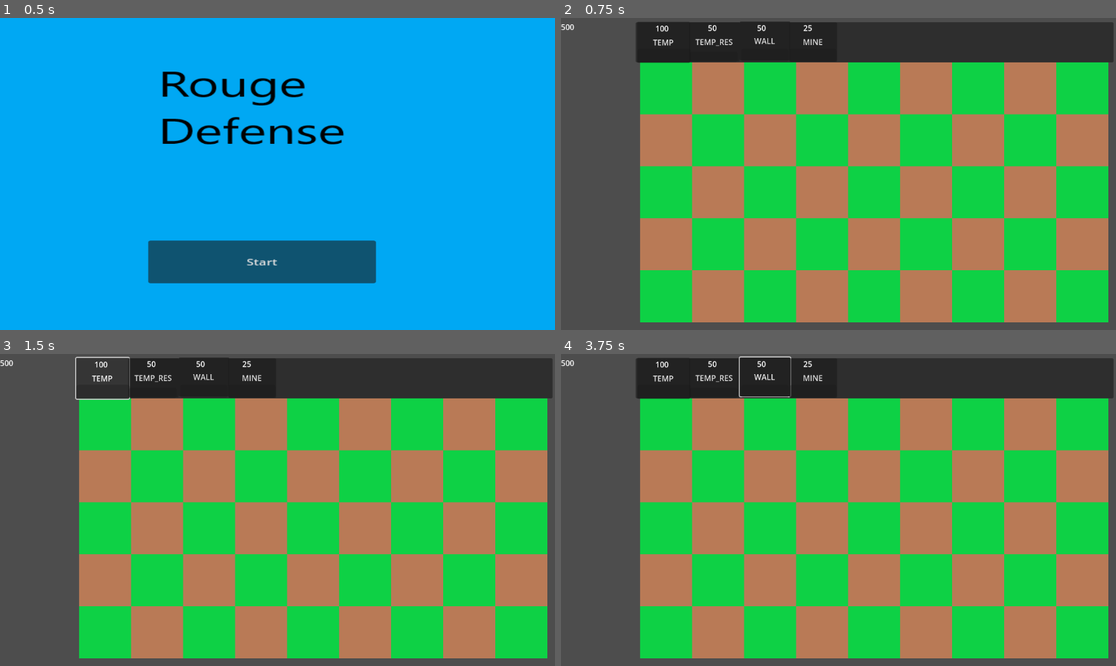
Above: before the commit, frames 1-4 (two rows, left to right).
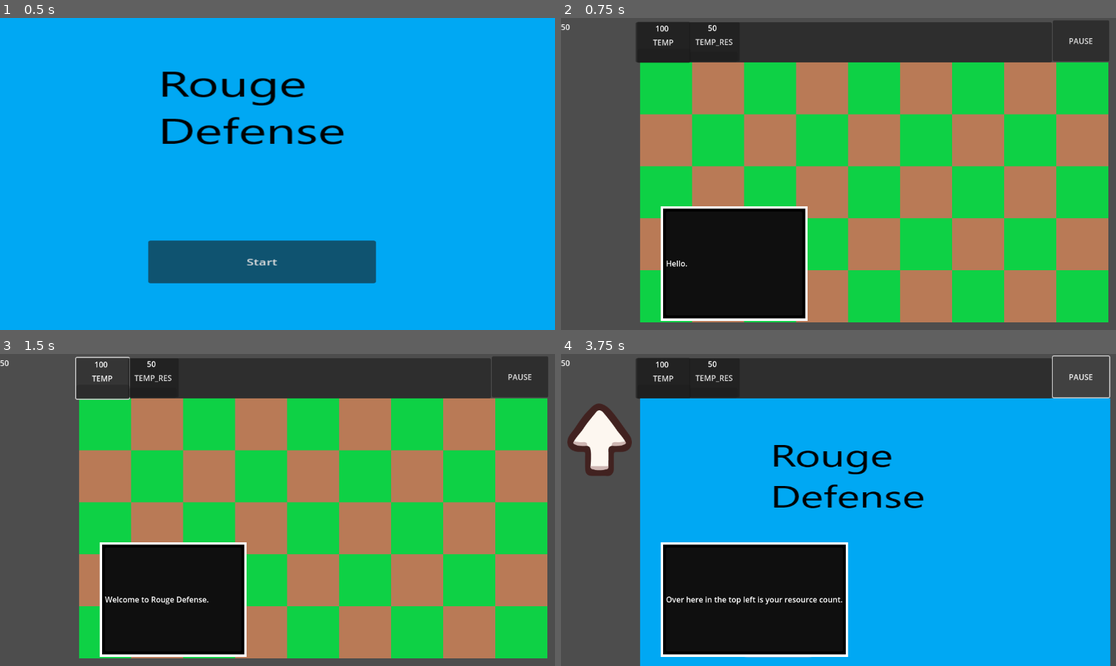
Above: after the commit, the same moments.

Repository: irule4567/RogueDefense
Game: Godot game, scene res://Gameplay Scenes/main_menu.tscn
The game is run twice, just before and just after one commit, with the same random seed, the same clock (stepped at 60 frames per second) and the same inputs.
Inputs (mouse positions are in pixels of both pictures, inside the frame that each line leads up to):
- Up to frame 1 (0.5 s): no input
- Up to frame 2 (0.75 s): click "Start" at 0.5 s
- Up to frame 3 (1.5 s): click "TEMP" at 1.25 s
- Up to frame 4 (3.75 s): click "TEMP_RES" at 2 s; click (766, 375) at 2.75 s, where only the run before the commit has a clickable "WALL"; click (1082, 375) at 3.5 s, where only the run after the commit has a clickable "PAUSE"

Frame 1 is identical in both runs. In frame 2, 10% of the frame differs, in the area x 1-100%, y 0-98%; in frame 3, 10%; in frame 4, 75%, in the area x 1-100%, y 0-100%.

Commit message:
Added Pause menu and started tutorial
Added basic pause menu.
Added basic tutorial. Still a work in progress, need to eat lunch now.
Imported more assets for UI from Itch.IO and added links to them in my assets document.

Diff:
--- /dev/null
+++ b/Rouge Defense/Gameplay Scenes/PauseMenu.gd
@@ -0,0 +1,19 @@
+extends Node2D
+
+
+# Called when the node enters the scene tree for the first time.
+func _ready():
+	pass # Replace with function body.
+
+
+# Called every frame. 'delta' is the elapsed time since the previous frame.
+func _process(delta):
+	pass
+
+
+func _on_pause_button_pressed():
+	show()
+
+
+func _on_resume_pressed():
+	hide()
--- a/Rouge Defense/Gameplay Scenes/StartButton.gd
+++ b/Rouge Defense/Gameplay Scenes/StartButton.gd
@@ -1,5 +1,5 @@
 extends Button
-@onready var main_game = preload("res://Gameplay Scenes/testing.tscn").instantiate()
+@onready var main_game = preload("res://Gameplay Scenes/Tutorial.tscn").instantiate()
 
 # Called when the node enters the scene tree for the first time.
 func _ready():
@@ -12,4 +12,4 @@
 
 
 func _on_pressed():
-	get_tree().change_scene_to_file("res://Gameplay Scenes/testing.tscn")
+	get_tree().change_scene_to_file("res://Gameplay Scenes/Tutorial.tscn")
--- /dev/null
+++ b/Rouge Defense/Gameplay Scenes/Tutorial.gd
@@ -0,0 +1,21 @@
+extends Node2D
+
+@onready var shooter_button = $PanelContainer/Towers/Basic_Shooter_button
+@onready var producer_button = $PanelContainer/Towers/Resource_Generator_button
+@onready var wall_button = $PanelContainer/Towers/Wall_button
+@onready var mine_button = $PanelContainer/Towers/Mine_button
+
+#@onready var tutorialText = $/root/Tutorial/TutorialText
+
+# Called when the node enters the scene tree for the first time.
+func _ready():
+	wall_button.hide()
+	mine_button.hide()
+	#get_tree().paused = true
+	#await get_tree().create_timer(1).timeout
+	#tutorialText.show()
+
+
+# Called every frame. 'delta' is the elapsed time since the previous frame.
+func _process(delta):
+	pass
--- /dev/null
+++ b/Rouge Defense/Gameplay Scenes/Tutorial.tscn
@@ -0,0 +1,90 @@
+[gd_scene load_steps=8 format=3 uid="uid://1rjd0fftp1fs"]
+
+[ext_resource type="PackedScene" uid="uid://h1jrfc40y2b8" path="res://Gameplay Scenes/testing.tscn" id="1_qeicg"]
+[ext_resource type="Script" path="res://Gameplay Scenes/Tutorial.gd" id="2_8ywqb"]
+[ext_resource type="Script" path="res://Gameplay Scenes/TutorialMainGrid.gd" id="2_hag14"]
+[ext_resource type="Script" path="res://Gameplay Scenes/TutorialSpawingAlgorithm.gd" id="2_qp8xn"]
+[ext_resource type="Script" path="res://Gameplay Scenes/TutorialText.gd" id="5_4g20u"]
+[ext_resource type="Texture2D" uid="uid://dy6lqr2se6l27" path="res://Assets/ExportedIcons/Icon_ArrowUp.png" id="6_rb6ko"]
+
+[sub_resource type="StyleBoxFlat" id="StyleBoxFlat_kk0u1"]
+bg_color = Color(0, 0, 0, 1)
+border_width_left = 5
+border_width_top = 5
+border_width_right = 5
+border_width_bottom = 5
+border_color = Color(1, 1, 1, 1)
+
+[node name="Tutorial" instance=ExtResource("1_qeicg")]
+script = ExtResource("2_8ywqb")
+
+[node name="MainGrid" parent="." index="0"]
+script = ExtResource("2_hag14")
+
+[node name="PassiveIncomeTimer" parent="MainGrid" index="2"]
+autostart = false
+
+[node name="SpawingAlgorithm" parent="." index="8"]
+script = ExtResource("2_qp8xn")
+
+[node name="TutorialText" type="CanvasLayer" parent="." index="11"]
+follow_viewport_enabled = true
+script = ExtResource("5_4g20u")
+
+[node name="ResourceArrow" type="TextureRect" parent="TutorialText" index="0"]
+visible = false
+offset_left = -151.0
+offset_top = 11.0
+offset_right = -17.0
+offset_bottom = 162.0
+texture = ExtResource("6_rb6ko")
+expand_mode = 1
+
+[node name="TowerArrow" type="TextureRect" parent="TutorialText" index="1"]
+visible = false
+offset_left = 100.0
+offset_top = 13.0
+offset_right = 278.0
+offset_bottom = 189.0
+texture = ExtResource("6_rb6ko")
+expand_mode = 1
+
+[node name="GeneratorArrow" type="TextureRect" parent="TutorialText" index="2"]
+visible = false
+offset_left = 112.0
+offset_top = 2.0
+offset_right = 210.0
+offset_bottom = 124.0
+texture = ExtResource("6_rb6ko")
+expand_mode = 1
+
+[node name="TextboxContainer" type="MarginContainer" parent="TutorialText" index="3"]
+offset_left = 27.0
+offset_top = 366.0
+offset_right = 332.0
+offset_bottom = 521.0
+theme_override_constants/margin_left = 16
+theme_override_constants/margin_top = -67
+theme_override_constants/margin_right = -16
+theme_override_constants/margin_bottom = -16
+
+[node name="Panel" type="Panel" parent="TutorialText/TextboxContainer" index="0"]
+layout_mode = 2
+theme_override_styles/panel = SubResource("StyleBoxFlat_kk0u1")
+
+[node name="MarginContainer" type="MarginContainer" parent="TutorialText/TextboxContainer" index="1"]
+layout_mode = 2
+theme_override_constants/margin_left = 11
+theme_override_constants/margin_top = 11
+theme_override_constants/margin_right = 11
+theme_override_constants/margin_bottom = 11
+
+[node name="Panel" type="Panel" parent="TutorialText/TextboxContainer/MarginContainer" index="0"]
+layout_mode = 2
+
+[node name="HBoxContainer" type="HBoxContainer" parent="TutorialText/TextboxContainer/MarginContainer" index="1"]
+layout_mode = 2
+
+[node name="Dialogue" type="Label" parent="TutorialText/TextboxContainer/MarginContainer/HBoxContainer" index="0"]
+layout_mode = 2
+text = "Test"
--- /dev/null
+++ b/Rouge Defense/Gameplay Scenes/TutorialMainGrid.gd
@@ -0,0 +1,102 @@
+extends TileMap
+
+
+var GridWidth = 9
+var GridHeight = 5
+#var GridScaleFactor = 7 # How much to scale tiles by based on how much MainGrid was scaled
+var Dic = {}
+var Selected_tower
+var building
+var resource_count
+var deck = [] # Array of tower names for towers available in the level
+var recharges = [] # Array of current recharge times for each tower. Currently just has whether the tower is recharged or not
+@onready var resource_label = $/root/Tutorial/ResourceCount
+
+
+
+func _ready():
+	resource_count = 50
+	for i in TowerProperties.tower_data.keys():
+		#print(TowerProperties.tower_data.get(i))
+		deck.append(TowerProperties.tower_data.get(i))
+		var recharge_timer = get_tree().create_timer(0.0)
+		recharges.append(recharge_timer)
+	for x in GridWidth:
+		for y in GridHeight:
+			Dic[str(Vector2(x,y))] = {
+				"Position": str(Vector2(x,y)),
+				"Taken": false
+			}
+			#set_cell(0, Vector2(x,y), 0, Vector2i(0,0), 0)
+
+func _process(delta):
+	#print(recharges)
+	resource_label.set_text(str(resource_count))
+	var tile = local_to_map(get_global_mouse_position())
+	for tower in deck:
+		var recharge_bar_name = TowerProperties.tower_data[tower.name].name + "_Recharge"
+		#print(recharge_bar_name)
+		var recharge_bar = get_node("../PanelContainer/Towers/" + TowerProperties.tower_data[tower.name].name + "_button/" + recharge_bar_name)
+		#print("../PanelContainer/Towers/" + TowerProperties.tower_data[tower.name].name + "_button/" + recharge_bar_name)
+		recharge_bar.set_as_ratio(recharges[deck.find(TowerProperties.tower_data[tower.name])].time_left / TowerProperties.tower_data[tower.name].recharge)
+
+	#if Dic.has(str(tile)):
+		##set_cell(1, tile, 1, Vector2i(0,0), 0)
+		#print(Dic[str(tile)])
+	# Check for click, selected tower, resources, tile exists, and recharge
+	if Input.is_action_pressed("Click") && building == true && TowerProperties.tower_data[Selected_tower].cost <= resource_count && Dic.has(str(tile)) && recharges[deck.find(TowerProperties.tower_data[Selected_tower])].time_left == 0:
+		#print("Place tower ", Selected_tower, " at position", Dic[str(tile)])
+		if Dic[str(tile)]["Taken"] == false:
+			Dic[str(tile)]["Taken"] = true
+			var new_tower = load("res://Towers/" + Selected_tower + ".tscn").instantiate()
+			get_node("Towers").add_child(new_tower, true)
+			new_tower.position = tile*Vector2i(108,108)+Vector2i(54,54)
+			building = false
+			resource_count = resource_count - TowerProperties.tower_data[Selected_tower].cost
+			_set_tower_timer(Selected_tower)
+
+			#var tower_timer = Timer.new()
+			#add_child(tower_timer)
+			#tower_timer.wait_time = TowerProperties.tower_data[Selected_tower].recharge
+			#tower_timer.one_shot = true
+			#tower_timer.start()
+			#tower_timer.connect("timeout", self, "_on_timer_timeout")
+			#recharges[deck.find(TowerProperties.tower_data[Selected_tower])] = tower_timer
+
+
+
+func _on_tower_button_pressed():
+	Selected_tower = "Basic_Shooter"
+	building = true
+
+
+func _on_passive_income_timer_timeout():
+	resource_count = resource_count + 25
+
+
+func _on_resource_producer_button_pressed():
+	Selected_tower = "Resource_Generator"
+	building = true
+
+
+func _on_towers_child_exiting_tree(node):
+	var tile = local_to_map(node.position)
+	Dic[str(tile)]["Taken"] = false
+
+
+func _on_wall_button_pressed():
+	Selected_tower = "Wall"
+	building = true
+
+
+func _set_tower_timer(tower):
+	#recharges[deck.find(TowerProperties.tower_data[tower])] = true
+	#print("before timer")
+	recharges[deck.find(TowerProperties.tower_data[tower])] = get_tree().create_timer(TowerProperties.tower_data[tower].recharge)
+	#print("after timer")
+	#recharges[deck.find(TowerProperties.tower_data[tower])] = false
+
+
+func _on_mine_button_pressed():
+	Selected_tower = "Mine"
+	building = true
--- /dev/null
+++ b/Rouge Defense/Gameplay Scenes/TutorialSpawingAlgorithm.gd
@@ -0,0 +1,11 @@
+extends Node
+
+
+# Called when the node enters the scene tree for the first time.
+func _ready():
+	pass # Replace with function body.
+
+
+# Called every frame. 'delta' is the elapsed time since the previous frame.
+func _process(delta):
+	pass
--- /dev/null
+++ b/Rouge Defense/Gameplay Scenes/TutorialText.gd
@@ -0,0 +1,45 @@
+extends CanvasLayer
+
+@onready var text = $TextboxContainer/MarginContainer/HBoxContainer/Dialogue
+@onready var resource_arrow = $ResourceArrow
+@onready var tower_arrow = $TowerArrow
+@onready var generator_arrow = $GeneratorArrow
+@onready var text_box = $TextboxContainer
+@onready var dialogue = ["Hello.", "Welcome to Rouge Defense.", "Here I will teach you the basics of defending yourself.",
+"First, you’ll need to understand the basic mechanics of the game.", "Over here in the top left is your resource count.",
+"You need these resources to place your towers from the icons on the top." ,"You generate resources over time, \nbut you’ll want to also place some resource producers to speed up your resource generation.",
+"Here, place a resource generator now."]
+var dialogue_num
+#var dialogue_active
+
+# Called when the node enters the scene tree for the first time.
+func _ready():
+	dialogue_num = 0
+	#dialogue_active = false
+
+
+# Called every frame. 'delta' is the elapsed time since the previous frame.
+func _process(delta):
+	if dialogue_num < dialogue.size():
+		text.text = dialogue[dialogue_num]
+
+#func _on_visibility_changed(): # Initially shown
+#	dialogue_active = true
+
+func _input(event):
+	if event is InputEventMouseButton:
+		if event.button_index == MOUSE_BUTTON_LEFT and event.pressed:
+			dialogue_num = dialogue_num + 1
+			print(dialogue_num)
+			if dialogue_num == 4:
+				resource_arrow.show()
+			if dialogue_num == 5:
+				resource_arrow.hide()
+				tower_arrow.show()
+			if dialogue_num == 6:
+				tower_arrow.hide()
+			if dialogue_num == 7:
+				generator_arrow.show()
+			#print(dialogue.size())
+			if dialogue_num == dialogue.size():
+				text_box.hide()
--- a/Rouge Defense/Gameplay Scenes/testing.gd
+++ b/Rouge Defense/Gameplay Scenes/testing.gd
@@ -15,3 +15,11 @@
 		var enemy = load("res://Enemies/" + i[0] + ".tscn").instantiate()
 		get_node("Lane" + str(i[1]) + "path").add_child(enemy, true)
 		await get_tree().create_timer(0.5).timeout # Small delay between spawns, ensures enemies don't stack on eachother
+
+
+func _on_button_pressed():
+	get_tree().paused = true
+
+
+func _on_resume_pressed():
+	get_tree().paused = false
--- a/Rouge Defense/Gameplay Scenes/testing.tscn
+++ b/Rouge Defense/Gameplay Scenes/testing.tscn
@@ -1,10 +1,14 @@
-[gd_scene load_steps=14 format=3 uid="uid://h1jrfc40y2b8"]
+[gd_scene load_steps=18 format=3 uid="uid://h1jrfc40y2b8"]
 
 [ext_resource type="Texture2D" uid="uid://cj8ivpf3e30re" path="res://Assets/Green_Tile.png" id="1_flg64"]
 [ext_resource type="Script" path="res://Gameplay Scenes/testing.gd" id="1_jtmp6"]
 [ext_resource type="Texture2D" uid="uid://vadgd1lyvnhr" path="res://Assets/Brown_Tile.png" id="2_spw6n"]
 [ext_resource type="Script" path="res://Gameplay Scenes/MainGrid.gd" id="2_w0saf"]
 [ext_resource type="Script" path="res://Gameplay Scenes/SpawingAlgorithm.gd" id="5_1v33r"]
+[ext_resource type="Script" path="res://Gameplay Scenes/PauseMenu.gd" id="6_en3iw"]
+[ext_resource type="Texture2D" uid="uid://ryjqnx0fvu4c" path="res://Assets/Title.png" id="7_riqna"]
+[ext_resource type="Texture2D" uid="uid://bxrjt1t6o027j" path="res://Assets/UI_Icons_By_VerzatileDev/Individual/Uicons_IndividualWhite/UI_IconsWhiteIndividual_g683.png" id="8_lcbm2"]
+[ext_resource type="Texture2D" uid="uid://didjafbkwr5bj" path="res://Assets/UI_Icons_By_VerzatileDev/Individual/Uicons_IndividualWhite/UI_IconsWhiteIndividual_g708.png" id="9_ojvgj"]
 
 [sub_resource type="TileSetAtlasSource" id="TileSetAtlasSource_0ymea"]
 texture = ExtResource("1_flg64")
@@ -133,7 +137,7 @@
 [node name="PanelContainer" type="PanelContainer" parent="."]
 offset_left = -9.0
 offset_top = -83.0
-offset_right = 983.0
+offset_right = 855.0
 
 [node name="Towers" type="Control" parent="PanelContainer"]
 layout_mode = 2
@@ -252,6 +256,32 @@
 
 [node name="SpawingAlgorithm" type="Node" parent="."]
 script = ExtResource("5_1v33r")
+
+[node name="PauseButton" type="Button" parent="."]
+offset_left = 857.0
+offset_top = -87.0
+offset_right = 974.0
+offset_bottom = -2.0
+text = "PAUSE"
+
+[node name="PauseMenu" type="Node2D" parent="."]
+process_mode = 2
+visible = false
+script = ExtResource("6_en3iw")
+
+[node name="TextureRect" type="TextureRect" parent="PauseMenu"]
+offset_right = 976.0
+offset_bottom = 541.0
+texture = ExtResource("7_riqna")
+
+[node name="Resume" type="TextureButton" parent="PauseMenu/TextureRect"]
+layout_mode = 0
+offset_left = 184.0
+offset_top = 332.0
+offset_right = 377.0
+offset_bottom = 481.0
+texture_normal = ExtResource("8_lcbm2")
+texture_pressed = ExtResource("9_ojvgj")
 
 [connection signal="child_exiting_tree" from="MainGrid/Towers" to="MainGrid" method="_on_towers_child_exiting_tree"]
 [connection signal="timeout" from="MainGrid/PassiveIncomeTimer" to="MainGrid" method="_on_passive_income_timer_timeout"]
@@ -260,3 +290,7 @@
 [connection signal="pressed" from="PanelContainer/Towers/Wall_button" to="MainGrid" method="_on_wall_button_pressed"]
 [connection signal="pressed" from="PanelContainer/Towers/Mine_button" to="MainGrid" method="_on_mine_button_pressed"]
 [connection signal="spawn_new_wave" from="SpawingAlgorithm" to="." method="_on_spawing_algorithm_spawn_new_wave"]
+[connection signal="pressed" from="PauseButton" to="." method="_on_button_pressed"]
+[connection signal="pressed" from="PauseButton" to="PauseMenu" method="_on_pause_button_pressed"]
+[connection signal="pressed" from="PauseMenu/TextureRect/Resume" to="." method="_on_resume_pressed"]
+[connection signal="pressed" from="PauseMenu/TextureRect/Resume" to="PauseMenu" method="_on_resume_pressed"]
Binary file added: Rouge Defense/Assets/ExportedIcons/Icon_Add.png
Not shown, added: Rouge Defense/Assets/ExportedIcons/Icon_Add.png.import
Binary file added: Rouge Defense/Assets/ExportedIcons/Icon_ArrowDown.png
Not shown, added: Rouge Defense/Assets/ExportedIcons/Icon_ArrowDown.png.import
Binary file added: Rouge Defense/Assets/ExportedIcons/Icon_ArrowLeft.png
Not shown, added: Rouge Defense/Assets/ExportedIcons/Icon_ArrowLeft.png.import
Binary file added: Rouge Defense/Assets/ExportedIcons/Icon_ArrowUp.png
Not shown, added: Rouge Defense/Assets/ExportedIcons/Icon_ArrowUp.png.import
Binary file added: Rouge Defense/Assets/ExportedIcons/Icon_ArrowUp_1.png
Not shown, added: Rouge Defense/Assets/ExportedIcons/Icon_ArrowUp_1.png.import
Binary file added: Rouge Defense/Assets/ExportedIcons/Icon_Award.png
Not shown, added: Rouge Defense/Assets/ExportedIcons/Icon_Award.png.import
(and 603 more such lines)
